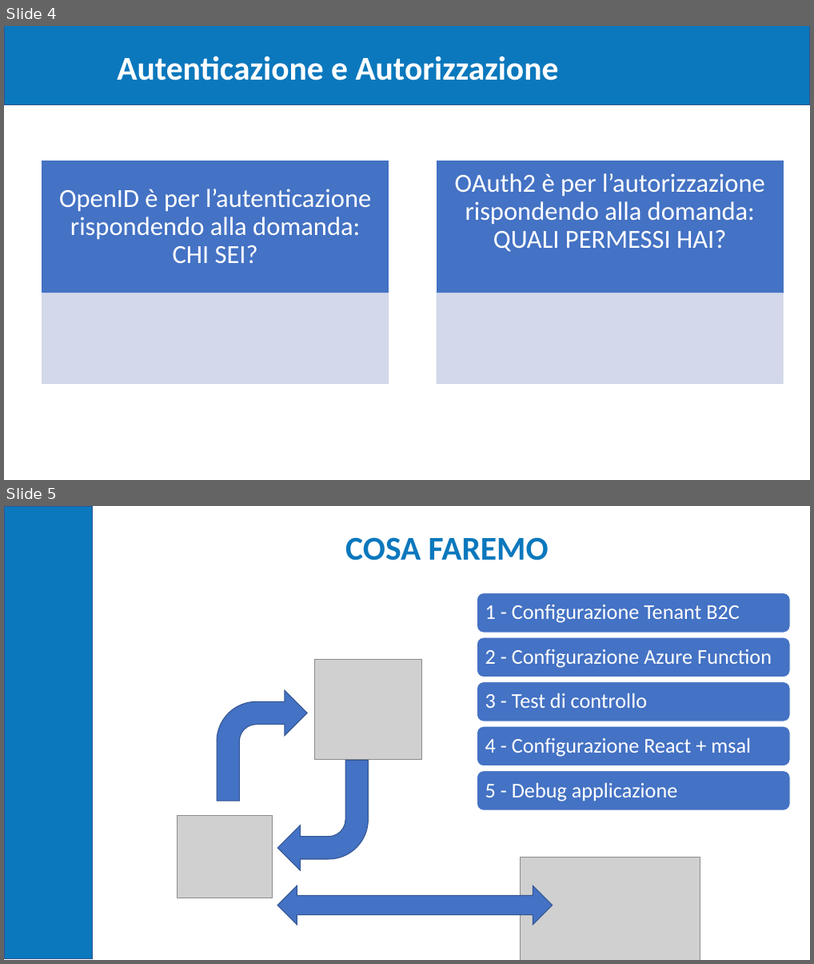
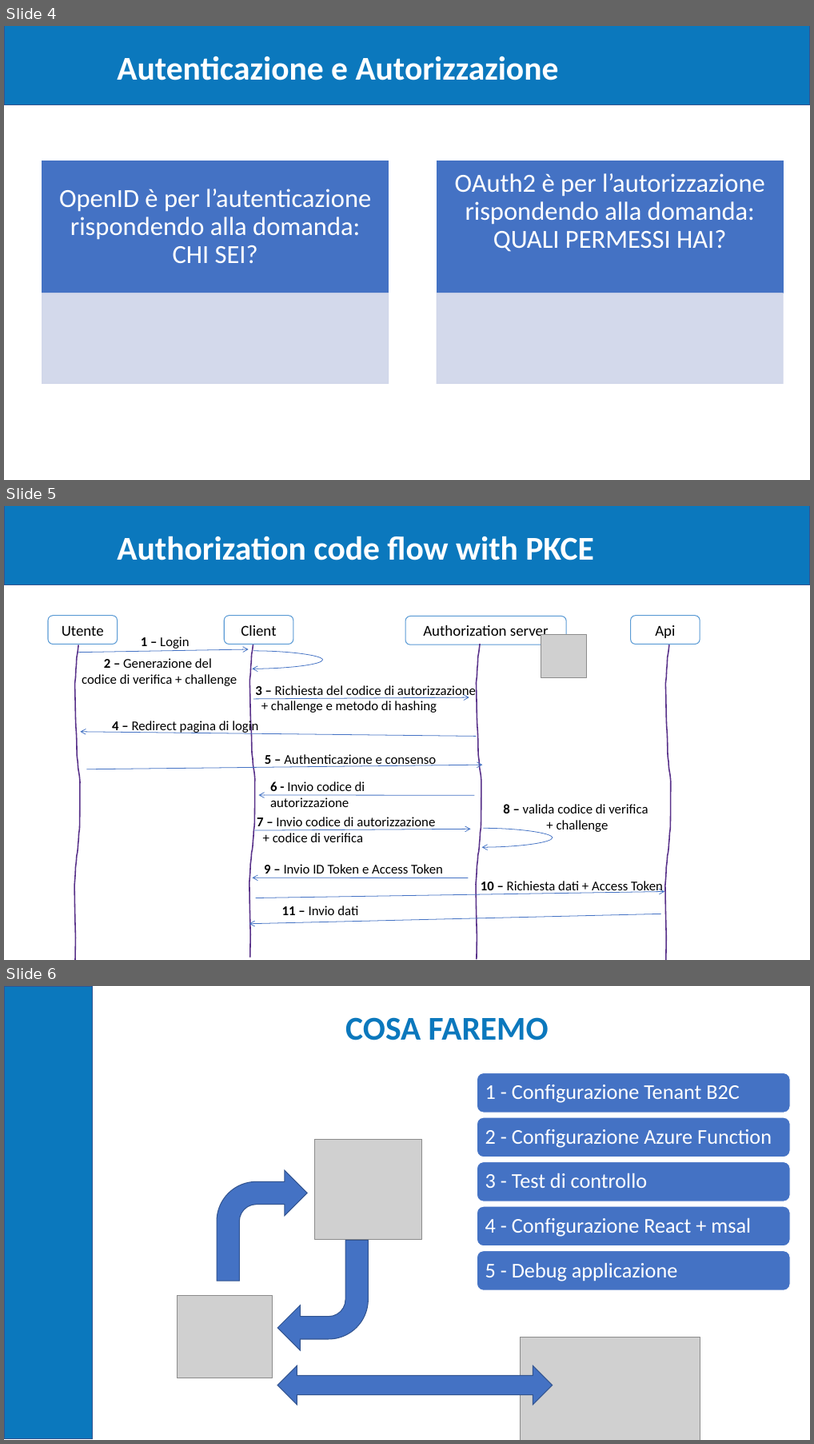
Before and after one commit to dandresini/azuredayb2c2022, a slide deck: AzureDay2022.pptx. Shown one above the other, each under a label of ours: slides 4 and 5 before the commit, slides 4, 5 and 6 after it. The pictures are 814x964 and 814x1444 pixels, drawn with LibreOffice and Linux fonts; fonts in the diff are those of the drawing; grey boxes stand for pictures; background and template pictures are left out. Boxes give left, top, right and bottom in pixels: in the first picture for what was removed or moved away, otherwise in the second. Text is boxed around its words. In the diff, an @@ line names an element or a change of style, - is before the commit and + after.

Commit message:
ppt modify

```diff
--- a/AzureDay2022.pptx
+++ b/AzureDay2022.pptx
@@ slide 5 added at bbox=[4, 506, 810, 960], background #FFFFFF; not listed: 1 template element that a slide beside it also shows @@
@@ title added at bbox=[117, 536, 594, 560], 39.6 pt, text #FFFFFF, bold @@
+Authorization code flow with PKCE
@@ group added at bbox=[48, 616, 701, 960]: 13 texts, 9 arrows, 4 freeform shapes, 4 rounded rectangles, 2 curved arrows, 1 picture @@
+Client
+Utente
+Authorization server
+Api
+1 – Login
+2 – Generazione del
+codice di verifica + challenge
+3 – Richiesta del codice di autorizzazione
++ challenge e metodo di hashing
+4 – Redirect pagina di login
+5 – Authenticazione e consenso
+6 - Invio codice di autorizzazione
+7 – Invio codice di autorizzazione
++ codice di verifica
+8 – valida codice di verifica
++ challenge
+9 – Invio ID Token e Access Token
+10 – Richiesta dati + Access Token
+11 – Invio dati
@@ what was slide 5 is now slide 6 @@
```
